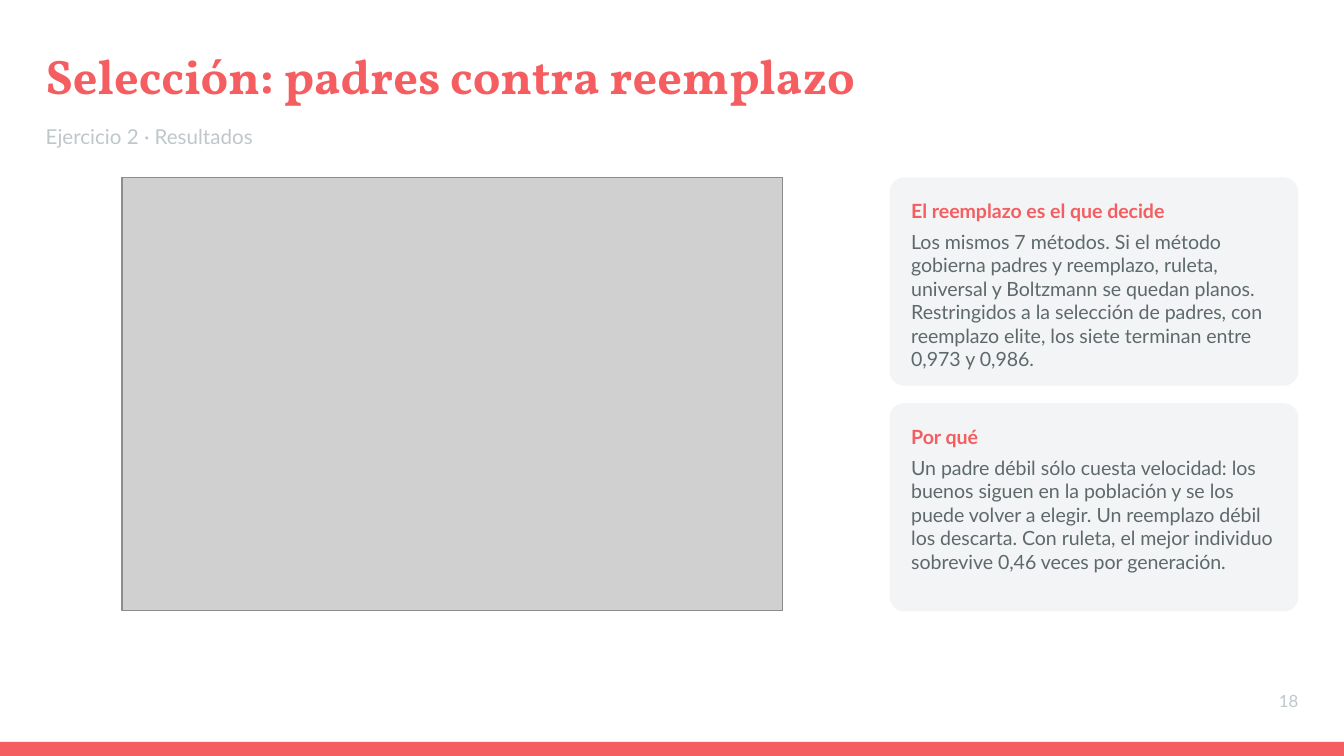
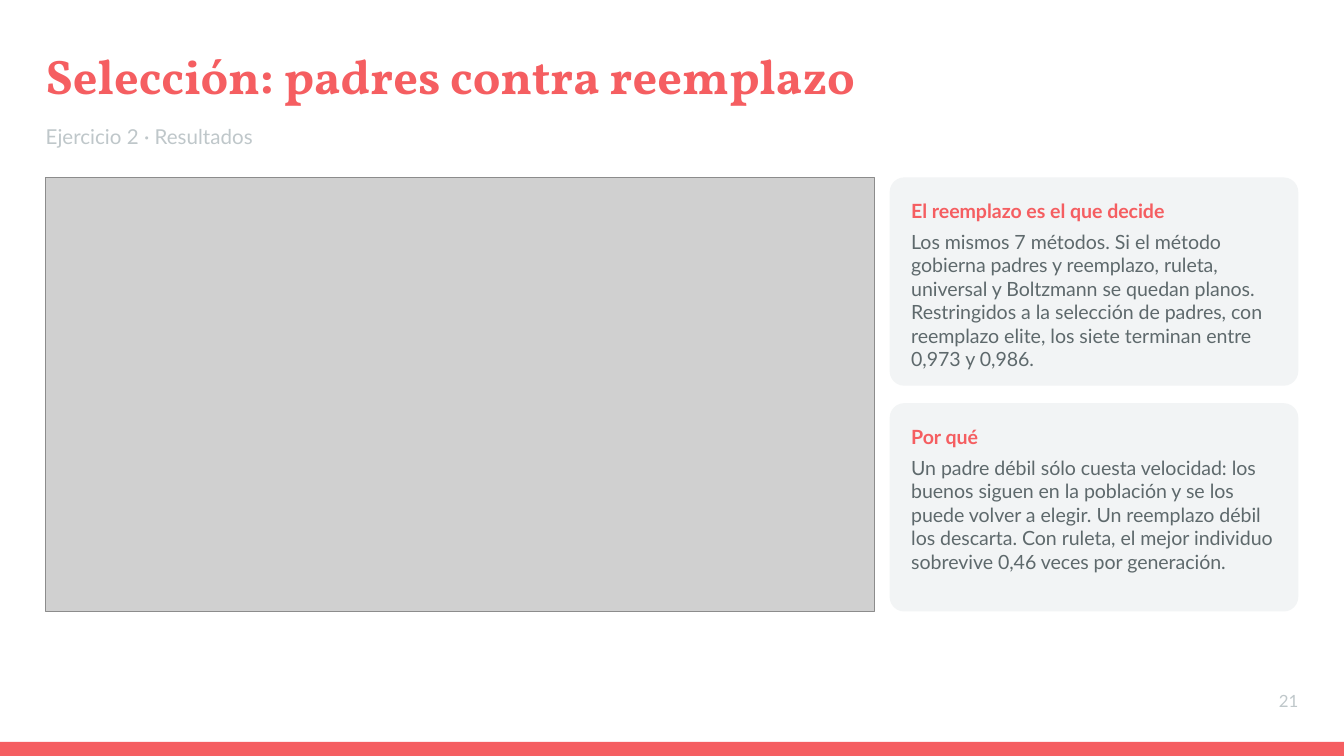
Before and after one commit to ldicandia/SIA-G3, a slide deck: slide 21 of TP2/docs/Presentacion.pptx (slide 18 before the commit). Drawn at 1344x756 pixels with LibreOffice and Linux fonts; fonts in the diff are those of the drawing; grey boxes stand for pictures. Boxes give left, top, right and bottom in pixels: in the first picture for what was removed or moved away, otherwise in the second. Text is boxed around its words. In the diff, an @@ line names an element or a change of style, - is before the commit and + after.

```diff
--- a/TP2/docs/Presentacion.pptx
+++ b/TP2/docs/Presentacion.pptx
@@ picture: place and size @@
-picture at <box>122,177,784,610</box>
+picture at <box>46,177,875,612</box>
@@ text at <box>1279,695,1299,707</box>: text changed @@
-18
+21
```
Also in this commit, not shown: 26 other slides changed, 6 slides added, 7 other files.
